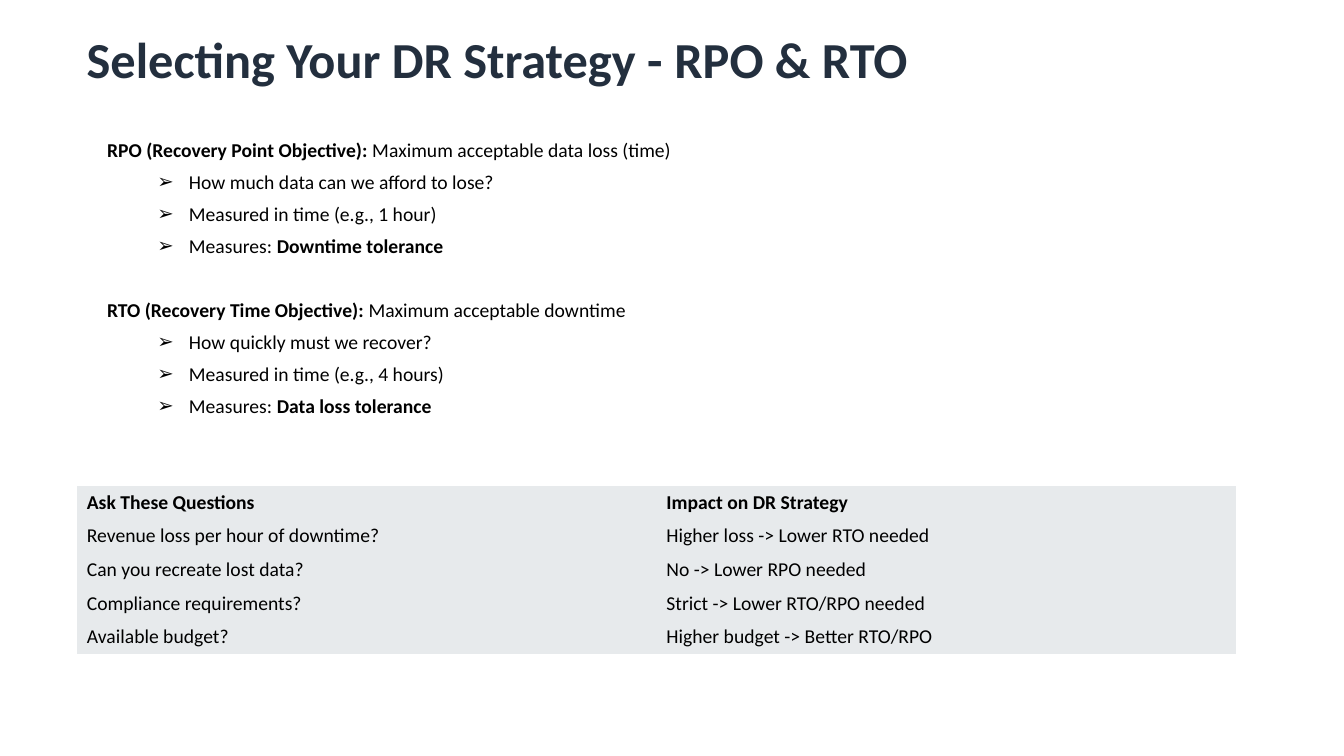
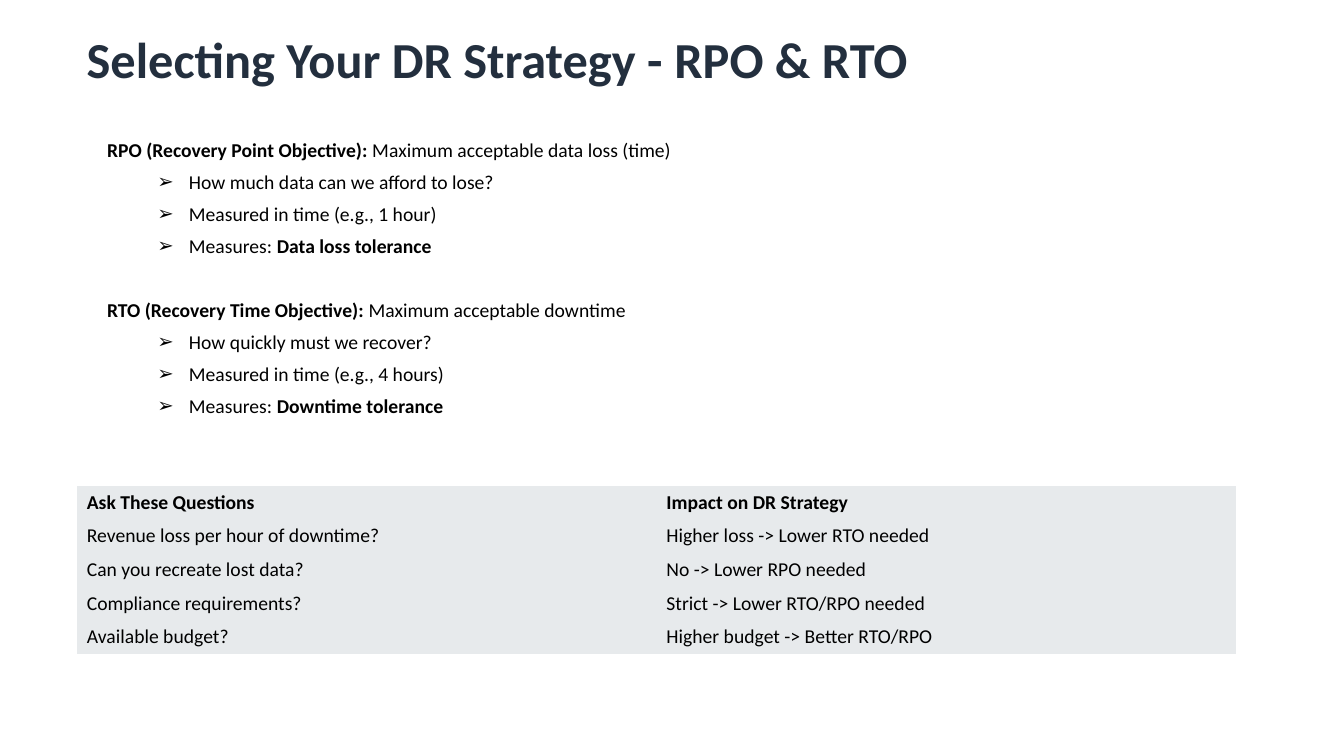
Before and after one commit to aishp411/PPMCAD12, a slide deck: slide 5 of AWS/AWS_Disaster_Recovery&BackUps.pptx. Drawn at 1344x756 pixels with LibreOffice and Linux fonts; fonts in the diff are those of the drawing. Boxes give left, top, right and bottom in pixels: in the first picture for what was removed or moved away, otherwise in the second. Text is boxed around its words. In the diff, an @@ line names an element or a change of style, - is before the commit and + after.

```diff
--- a/AWS/AWS_Disaster_Recovery&BackUps.pptx
+++ b/AWS/AWS_Disaster_Recovery&BackUps.pptx
@@ text at [189, 239, 432, 253]: text changed @@
-  ➢ Measures: Downtime tolerance
+  ➢ Measures: Data loss tolerance
@@ text at [189, 399, 443, 413]: text changed @@
-  ➢ Measures: Data loss tolerance
+  ➢ Measures: Downtime tolerance
```
Also in this commit, not shown: 4 other slides changed, 6 other files.
